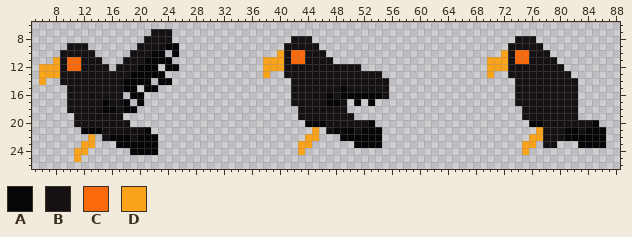
Two states of a sprite sheet, Duality/Assets/Resources/Sprites/FireEnemy/idle.png. This is how it looked before the edit.
The file is 96x32 pixels. Shown: x 5..88, y 6..26.
Palette (. is transparent): A #060608  B #141013  C #fa6a0a  D #f9a31b
Pixels before, first column x 6:
 7 ................BBB..............................................................
 8 ...............BBBB.................BBB.............................BBB..........
 9 ....BBB.......BBBBAA...............BBBBB...........................BBBBB.........
10 ...BBBBB.....BBBAA.A..............DBCCBBB.........................DBCCBBB........
11 ..DBCCBBB...BBBAAAA.............DDDBCCBBBB......................DDDBCCBBBB.......
12 DDDBCCBBBB.BBBAAA.AA............DDDBBBBBBBBBBB..................DDDBBBBBBBB......
13 DDDBBBBBBBBBBAAAAA..............D..BBBBBBBBBBBBBB...............D..BBBBBBBBB.....
14 D..BBBBBBBBBAAAA.AA.................BBBBBBBBBBBBBB..................BBBBBBBBB....
15 ....BBBBBBBBAA.AA...................BBBBBBBABBBBBB..................BBBBBBBBB....
16 ....BBBBBBBB.AA.....................BBBBBABAAAAAAB..................BBBBBBBBB....
17 ....BBBBBABBA.A.....................BBBBBAAB.A.A....................BBBBBBBBB....
18 ....BBBBBAABAA.......................BBBBBBB.........................BBBBBBBB....
19 .....BBBBBBB.........................BBBBBBBB........................BBBBBBBB....
20 .....BBBBBBBB.........................AAABBBBBBA......................AABBBBBBBA.
21 ......AAABBBBBBA.......................D.BAAABAAA......................DBBBAABAAA
22 .......D.BAAABAAA.....................DD...AAAAAA.....................DDBBBAAAAAA
23 ......DD...AAAAAA....................DD......AAAA....................DD.BB...AAAA
24 .....DD......AAAA....................D...............................D...........
25 .....D...........................................................................
Once edited:
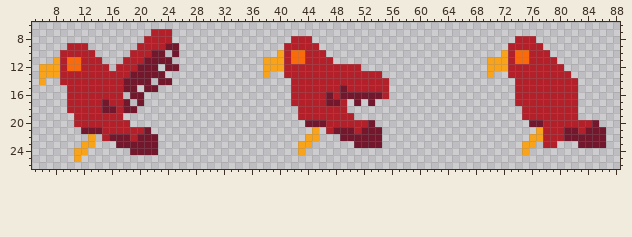
Edits made:
colour A: #060608 -> #73172d
colour B: #141013 -> #b4202a
Where, in picture pixels (left, top, right, bottom), the same in both pictures:
changed: (60, 29, 179, 155)
changed: (284, 36, 389, 148)
changed: (508, 36, 606, 148)
